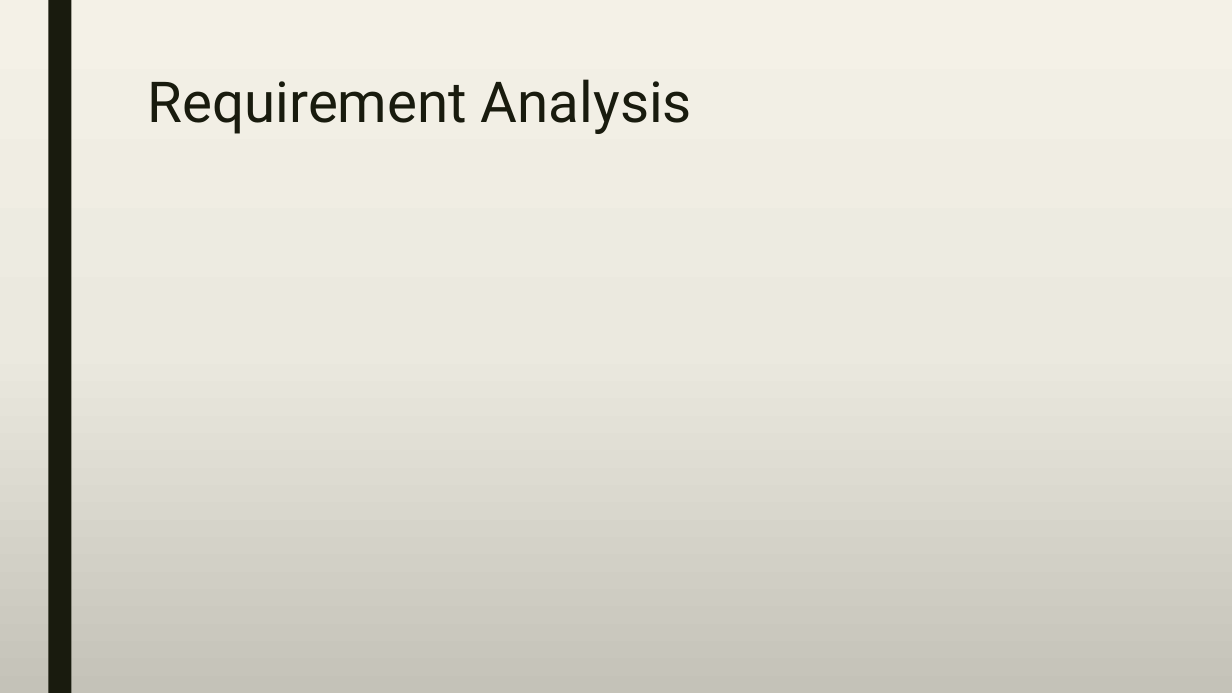
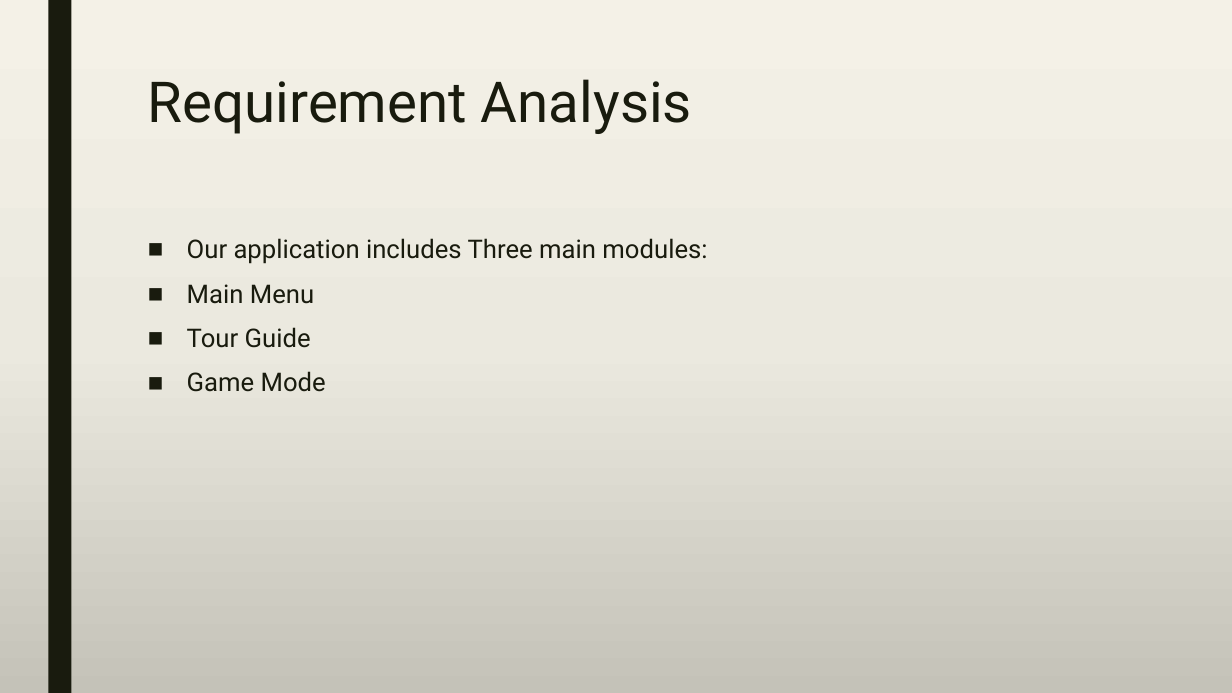
Before and after one commit to A-3li/Capstone, a slide deck: slide 11 of Capstone.pptx. Drawn at 1232x693 pixels with LibreOffice and Linux fonts; fonts in the diff are those of the drawing. Boxes give left, top, right and bottom in pixels: in the first picture for what was removed or moved away, otherwise in the second. Text is boxed around its words. In the diff, an @@ line names an element or a change of style, - is before the commit and + after.

```diff
--- a/Capstone.pptx
+++ b/Capstone.pptx
@@ text added at box(187, 238, 707, 392), 20 pt, text #191B0E @@
+■ Our application includes Three main modules:
+■ Main Menu
+■ Tour Guide
+■ Game Mode
```
Also in this commit, not shown: 6 other slides changed, 4 slides added, 1 slide removed.
